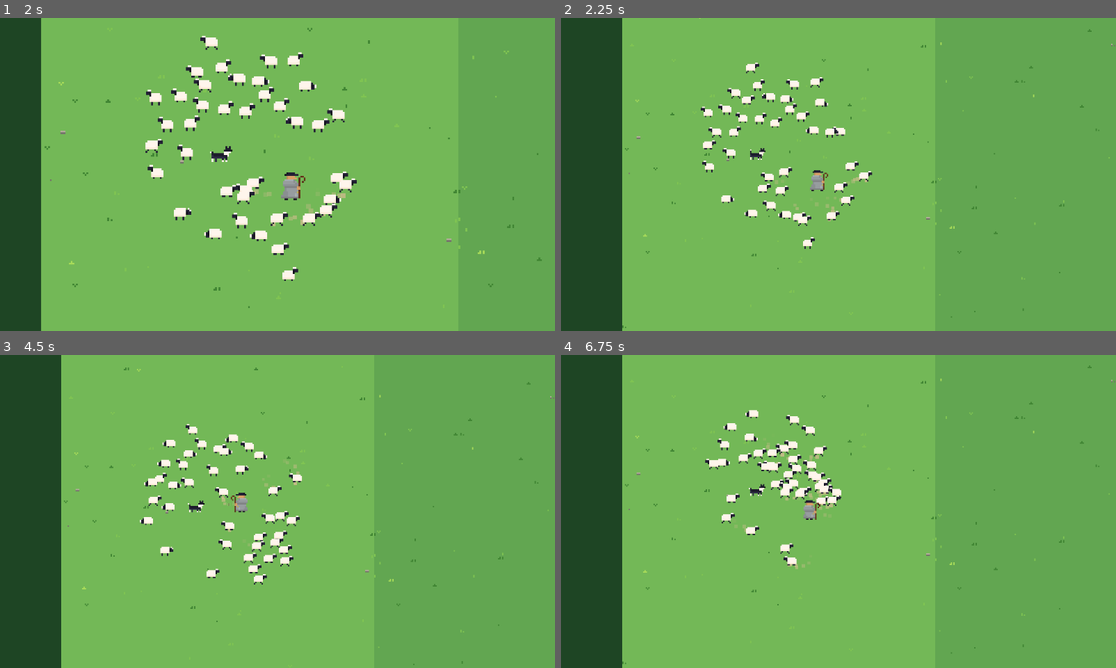
Above: before the commit, frames 1-4 (two rows, left to right).
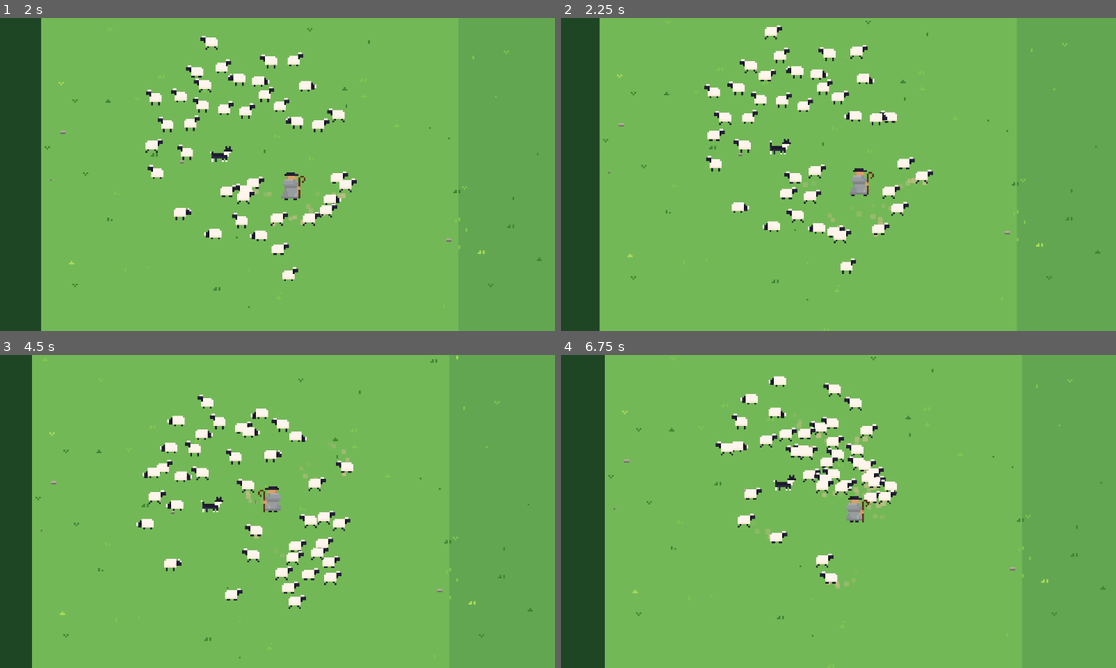
Above: after the commit, the same moments.

Repository: jaimegomesparente/wooly-caravan
Game: Godot game, scene res://scenes/main/main.tscn
Two runs of this game, one before a commit and one after it. Both use one fixed random seed, a clock stepped at 60 frames per second and the inputs below.
Inputs (mouse positions are in pixels of both pictures, inside the frame that each line leads up to):
- Up to frame 1 (2 s): move the mouse to (399, 158) at 0.52 s; hold Right (move_right) 0.53-1.28 s; hold Mouse wheel up (zoom_in) 0.53-1.28 s; move the mouse to (166, 190) at 1.27 s; hold Down (move_down) from 1.28 s (still down); tap Mouse wheel up (zoom_in) at 1.35 s
- Up to frame 2 (2.25 s): move the mouse to (894, 105) at 2.02 s; release Down (move_down) at 2.03 s; hold Right (move_right) from 2.03 s (still down); hold Mouse wheel down (zoom_out) from 2.03 s (still down)
- Up to frame 3 (4.5 s): tap Mouse wheel up (zoom_in) at 2.3, 2.85 s; move the mouse to (249, 574) at 2.77 s; release Right (move_right) at 2.78 s; release Mouse wheel down (zoom_out) at 2.78 s; hold Up (move_up) 2.78-3.53 s; move the mouse to (444, 558) at 3.52 s; hold Mouse wheel up (zoom_in) 3.53-4.28 s; hold Left (move_left) from 3.53 s (still down); move the mouse to (111, 464) at 4.27 s; tap Mouse wheel down (zoom_out) at 4.35 s
- Up to frame 4 (6.75 s): tap Mouse wheel up (zoom_in) at 4.55, 5.85 s; move the mouse to (866, 511) at 5.02 s; release Left (move_left) at 5.03 s; hold Down (move_down) 5.03-5.78 s; hold Mouse wheel up (zoom_in) 5.03-5.78 s; move the mouse to (755, 433) at 5.77 s; hold Right (move_right) 5.78-6.53 s; move the mouse to (960, 495) at 6.52 s; hold Up (move_up) from 6.53 s (still down); hold Mouse wheel down (zoom_out) from 6.53 s (still down)

Frame 1 is identical in both runs. In frame 2, 10% of the frame differs, in the area x 6-100%, y 0-100%; in frame 3, 11%, in the area x 5-100%, y 0-100%; in frame 4, 8.8%.

Commit message:
fix(wolf): telegraph at the flock's edge, debug-only zoom
The wolf stops to telegraph as soon as it is on screen and near any sheep,
so it never walks into the flock unnoticed, and re-picks a clearly more
isolated target while approaching. The camera zoom only works with the F3
overlay on, and the wolf ignores it.

Diff:
--- a/entities/wolf/wolf.gd
+++ b/entities/wolf/wolf.gd
@@ -15,6 +15,8 @@
 const ONSCREEN_MARGIN := 12.0
 ## Minimum |velocity.x| (px/s) to flip the placeholder.
 const FLIP_THRESHOLD := 5.0
+## While approaching, switches to another sheep only if it is this much (px) farther from the flock center.
+const RETARGET_MARGIN := 16.0
 
 @export var data: EnemyData
 
@@ -112,15 +114,24 @@
 	_state = State.PROWL
 
 
+## Walks toward the most isolated sheep (re-chosen on the way if another strays clearly farther) and
+## stops to telegraph as soon as it is on screen and within prowl_distance of any sheep, so it never
+## walks into the flock unnoticed.
 func _prowl(delta: float) -> void:
-	if _target == null:
-		_target = _most_isolated_sheep()
-		if _target == null:
-			_leave(data.prowl_speed)
-			return
+	var isolated := _most_isolated_sheep()
+	if isolated == null:
+		_leave(data.prowl_speed)
+		return
+	if _target == null or not _target.is_in_group("sheep"):
+		_target = isolated
+	elif isolated != _target:
+		var center := _flock_center()
+		if isolated.global_position.distance_to(center) \
+				> _target.global_position.distance_to(center) + RETARGET_MARGIN:
+			_target = isolated
 	var to_target := _target.global_position - global_position
 	var on_screen := _view_rect().grow(-ONSCREEN_MARGIN).has_point(global_position)
-	if on_screen and to_target.length() <= data.prowl_distance:
+	if on_screen and _nearest_sheep_distance() <= data.prowl_distance:
 		velocity = Vector2.ZERO
 		_heading = to_target.angle()
 		_state = State.TELEGRAPH
@@ -211,6 +222,13 @@
 	return best
 
 
+func _nearest_sheep_distance() -> float:
+	var nearest := INF
+	for sheep: Node2D in get_tree().get_nodes_in_group("sheep"):
+		nearest = minf(nearest, global_position.distance_to(sheep.global_position))
+	return nearest
+
+
 func _flock_center() -> Vector2:
 	var flock := get_tree().get_nodes_in_group("sheep")
 	if flock.is_empty():
@@ -239,11 +257,11 @@
 	return Vector2.UP if global_position.y - band.position.y < band.end.y - global_position.y else Vector2.DOWN
 
 
-## The part of the world visible on screen.
+## The part of the world visible on screen at normal zoom (the debug zoom never changes where the
+## wolf appears or telegraphs).
 func _view_rect() -> Rect2:
 	var size := get_viewport_rect().size
 	var camera := get_viewport().get_camera_2d()
 	if camera == null:
 		return Rect2(Vector2.ZERO, size)
-	size /= camera.zoom
 	return Rect2(camera.get_screen_center_position() - size * 0.5, size)
--- a/resources/enemy_data.gd
+++ b/resources/enemy_data.gd
@@ -9,7 +9,7 @@
 @export_group("Approach")
 ## Walking speed (px/s) while coming in from off-screen, and when leaving empty-handed.
 @export var prowl_speed: float = 30.0
-## Stops to telegraph once this close (px) to its target and visible on screen.
+## Stops to telegraph once this close (px) to any sheep and visible on screen.
 @export var prowl_distance: float = 70.0
 ## How fast it turns (rad/s) outside the charge.
 @export var turn_rate: float = 5.0
--- a/scenes/main/flock_camera.gd
+++ b/scenes/main/flock_camera.gd
@@ -6,7 +6,8 @@
 @export var max_lean: float = 60.0
 ## Higher = the camera catches up faster.
 @export var smoothing: float = 3.0
-## Zoom steps for testing (mouse wheel / keypad + -): 1 = normal, lower = see more.
+## Zoom steps for testing (mouse wheel / keypad + -), only while the F3 debug overlay is on:
+## 1 = normal, lower = see more. Back to 1 when the overlay is turned off.
 @export var zoom_levels: Array[float] = [1.0, 0.75, 0.5, 0.35, 0.25]
 
 var _focus: Vector2
@@ -22,9 +23,14 @@
 func _physics_process(delta: float) -> void:
 	_focus = _focus.lerp(_target(), 1.0 - exp(-smoothing * delta))
 	global_position = _focus
+	if not Sheep.debug_draw and _zoom_index != 0:
+		_zoom_index = 0
+		zoom = Vector2.ONE
 
 
 func _unhandled_input(event: InputEvent) -> void:
+	if not Sheep.debug_draw:
+		return
 	var step := 0
 	if event.is_action_pressed("zoom_out"):
 		step = 1
Not shown, changed: CLAUDE.md
